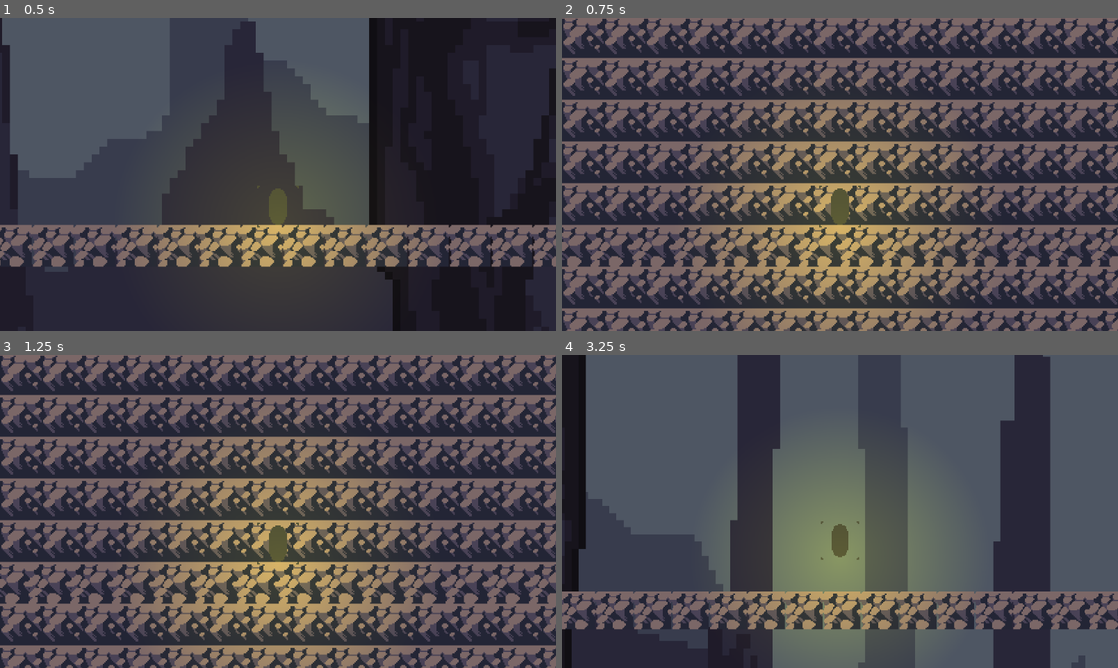
Above: before the commit, frames 1-4 (two rows, left to right).
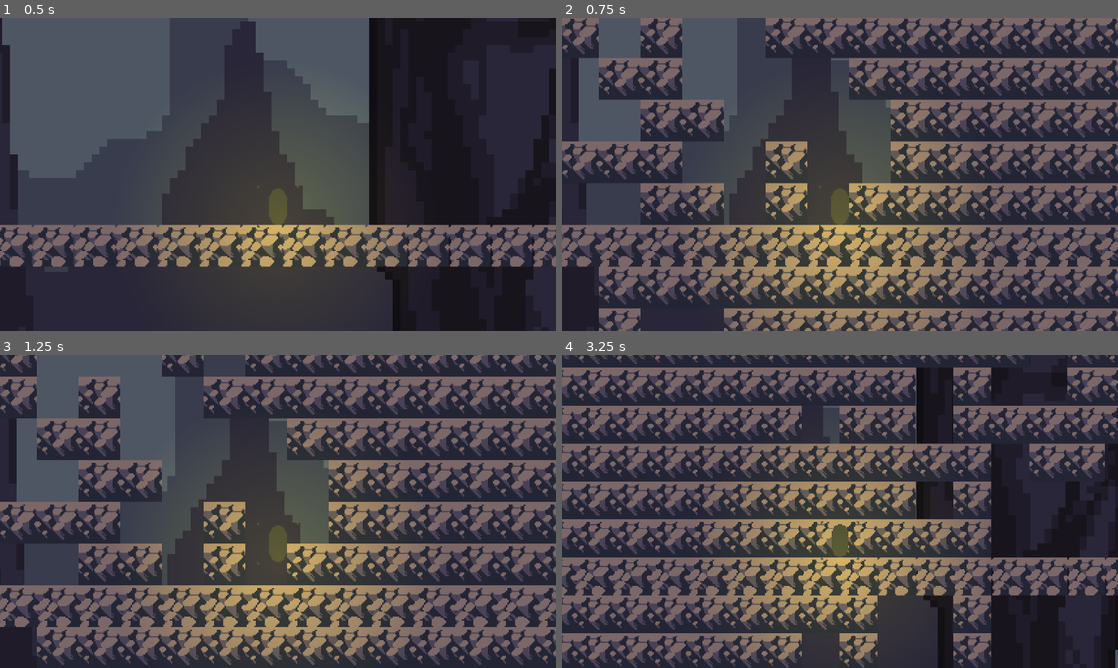
Above: after the commit, the same moments.

Repository: Hevia/BTeam
Game: Godot game, scene res://Scenes/noise_gen/test_noise.tscn
Two runs of this game, one before a commit and one after it. Both use one fixed random seed, a clock stepped at 60 frames per second and the inputs below. This scene is started directly instead of the project's main scene.
Inputs (mouse positions are in pixels of both pictures, inside the frame that each line leads up to):
- Up to frame 1 (0.5 s): no input
- Up to frame 2 (0.75 s): tap Enter (TEST_LEVELGEN) at 0.5 s; move the mouse to (962, 158) at 0.52 s; hold D (move_right) from 0.53 s (still down); hold Enter (TEST_LEVELGEN) from 0.53 s (still down)
- Up to frame 3 (1.25 s): keep holding D (move_right); keep holding Enter (TEST_LEVELGEN); tap Space (jump) at 0.77 s
- Up to frame 4 (3.25 s): move the mouse to (728, 527) at 1.27 s; release D (move_right) at 1.28 s; release Enter (TEST_LEVELGEN) at 1.28 s; hold A (move_left) 1.28-2.03 s; tap = (CAMERA_ZOOM_IN) at 1.35 s; tap Space (jump) at 1.52, 3.02 s; tap Enter (TEST_LEVELGEN) at 1.55, 2.3, 2.85 s; move the mouse to (895, 442) at 2.02 s; hold - (CAMERA_ZOOM_OUT) 2.03-2.78 s; hold D (move_right) from 2.03 s (still down); move the mouse to (812, 574) at 2.77 s

Frame 1 is identical in both runs. In frame 2, 58% of the frame differs, in the area x 0-100%, y 0-100%; in frame 3, 69%; in frame 4, 75%.

Commit message:
walker + noise prototype

Diff:
--- a/Scenes/noise_gen/test_noise.gd
+++ b/Scenes/noise_gen/test_noise.gd
@@ -6,10 +6,12 @@
 @export var tilemap_floor: TileMapLayer
 @export var player: Player
 @export var noise_tile_threshold: float = 0.5
-@export var noise_Text: NoiseTexture2D
+@export var usable_tile_threshold = 100
+@export var retry_threshold = 100
 
 @onready var texture = NoiseTexture2D.new()
 @onready var viewport_size = get_viewport_rect().size
+@onready var level_maker: LevelMaker = LevelMaker.new()
 
 
 func _ready() -> void:
@@ -33,15 +35,57 @@
 	noise_tile_threshold = randf_range(-1,1)
 
 func make_level():
+	print("generating level......")
+	var retry_count = 0
+	var valid_level_found = false
+	var level_tiles = []
+	var best_level_found = []
+
+	while(not valid_level_found or retry_count < retry_threshold):
+		level_tiles = _make_level()
+
+		if level_tiles.size() > best_level_found.size():
+			best_level_found = level_tiles
+
+		if level_tiles.size() >= usable_tile_threshold:
+			valid_level_found = true
+		else:
+			retry_count += 1
+
+	print("Generation done.....")
+
+	for tile in best_level_found:
+		tilemap_floor.set_cell(tile, 1, TEST_TILE)
+
+
+func _make_level():
 	tilemap_floor.clear()
-	var tilemap_size = tilemap_floor.local_to_map(tilemap_floor.to_local(viewport_size)) * 1.2
+	var tilemap_size = tilemap_floor.local_to_map(tilemap_floor.to_local(viewport_size))
 	refresh_noise(tilemap_size.x, tilemap_size.y)
+	var noise_tile_pos = []
 	for x in range(tilemap_size.x):
 		for y in range(tilemap_size.y):
 			var noise_val = texture.noise.get_noise_2d(x, y)
 			if noise_val >= noise_tile_threshold:
-				var tile_pos = Vector2(x, y)
-				tilemap_floor.set_cell(tile_pos, 1, TEST_TILE)
+				var tile_pos = Vector2i(x, y)
+				noise_tile_pos.append(tile_pos)
+
+	var level = level_maker.make_floor(tilemap_size)
+	var floor_tiles: Array[Vector2i]  = level["floor_tiles"]
+	var bedrock_tiles: Array[Vector2i]  = level["bedrock_tiles"]
+
+	var usable_tiles_pos = []
+	for x in range(tilemap_size.x):
+		for y in range(tilemap_size.y):
+			var tile_pos = Vector2i(x, y)
+			if floor_tiles.has(tile_pos) or noise_tile_pos.has(tile_pos):
+				pass
+			else:
+				usable_tiles_pos.append(tile_pos)
+
+	return usable_tiles_pos
+	#for tile in bedrock_tiles:
+	#	tilemap_floor.set_cell(tile, 1, BEDROCK_TILE)
 
 
 func on_player_digging(mouse_pos: Vector2):
--- a/Scenes/noise_gen/test_noise.tscn
+++ b/Scenes/noise_gen/test_noise.tscn
@@ -11,19 +11,10 @@
 [ext_resource type="TileSet" uid="uid://bvayovqf1txgx" path="res://resources/game.tres" id="9_j0m6n"]
 [ext_resource type="PackedScene" uid="uid://bqvulu7v5gdkl" path="res://entities/player/Player.tscn" id="10_pxds0"]
 
-[sub_resource type="FastNoiseLite" id="FastNoiseLite_fltlm"]
-noise_type = 4
-frequency = 0.0734
-
-[sub_resource type="NoiseTexture2D" id="NoiseTexture2D_dg6mh"]
-seamless_blend_skirt = 0.0
-noise = SubResource("FastNoiseLite_fltlm")
-
 [node name="TestNoise" type="Node2D" node_paths=PackedStringArray("tilemap_floor", "player")]
 script = ExtResource("1_fltlm")
 tilemap_floor = NodePath("TileMapLayer")
 player = NodePath("Player")
-noise_Text = SubResource("NoiseTexture2D_dg6mh")
 
 [node name="Background" type="Node2D" parent="."]
 position = Vector2(640, 360)
--- a/scripts/LevelMaker.gd
+++ b/scripts/LevelMaker.gd
@@ -16,7 +16,7 @@
 
 	# Generation vars
 	var floor: Array[Vector2i] = [floor_walkers[0].position] # Starting value
-	var bedrock: Array[Vector2] = []
+	var bedrock: Array[Vector2i] = []
 	var player_pos: Vector2
 
 
@@ -60,14 +60,14 @@
 		# We'll go one tile out from the bounds
 		for x in range(min_x - 1, max_x + 2):
 			# Top edge
-			bedrock.append(Vector2(x, min_y - 1))
+			bedrock.append(Vector2i(x, min_y - 1))
 			# Bottom edge
-			bedrock.append(Vector2(x, max_y + 1))
+			bedrock.append(Vector2i(x, max_y + 1))
 
 		for y in range(min_y, max_y + 1):
 			# Left edge
-			bedrock.append(Vector2(min_x - 1, y))
+			bedrock.append(Vector2i(min_x - 1, y))
 			# Right edge
-			bedrock.append(Vector2(max_x + 1, y))
+			bedrock.append(Vector2i(max_x + 1, y))
 
 	return {"floor_tiles": floor, "bedrock_tiles": bedrock, "player_spawn": player_pos}
Not shown: 1 places in Scenes/noise_gen/test_noise.tscn that only renumber resources
